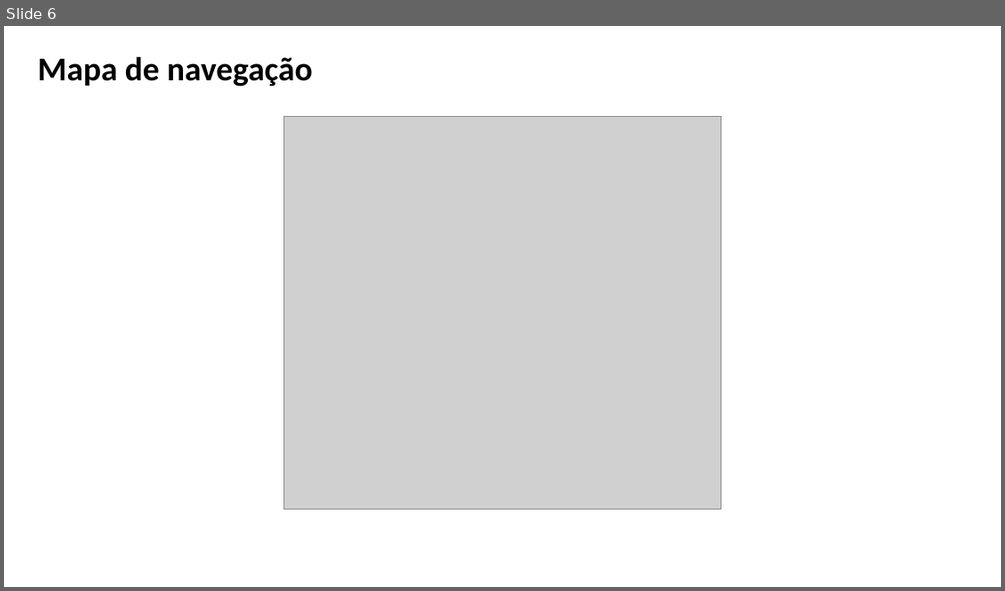
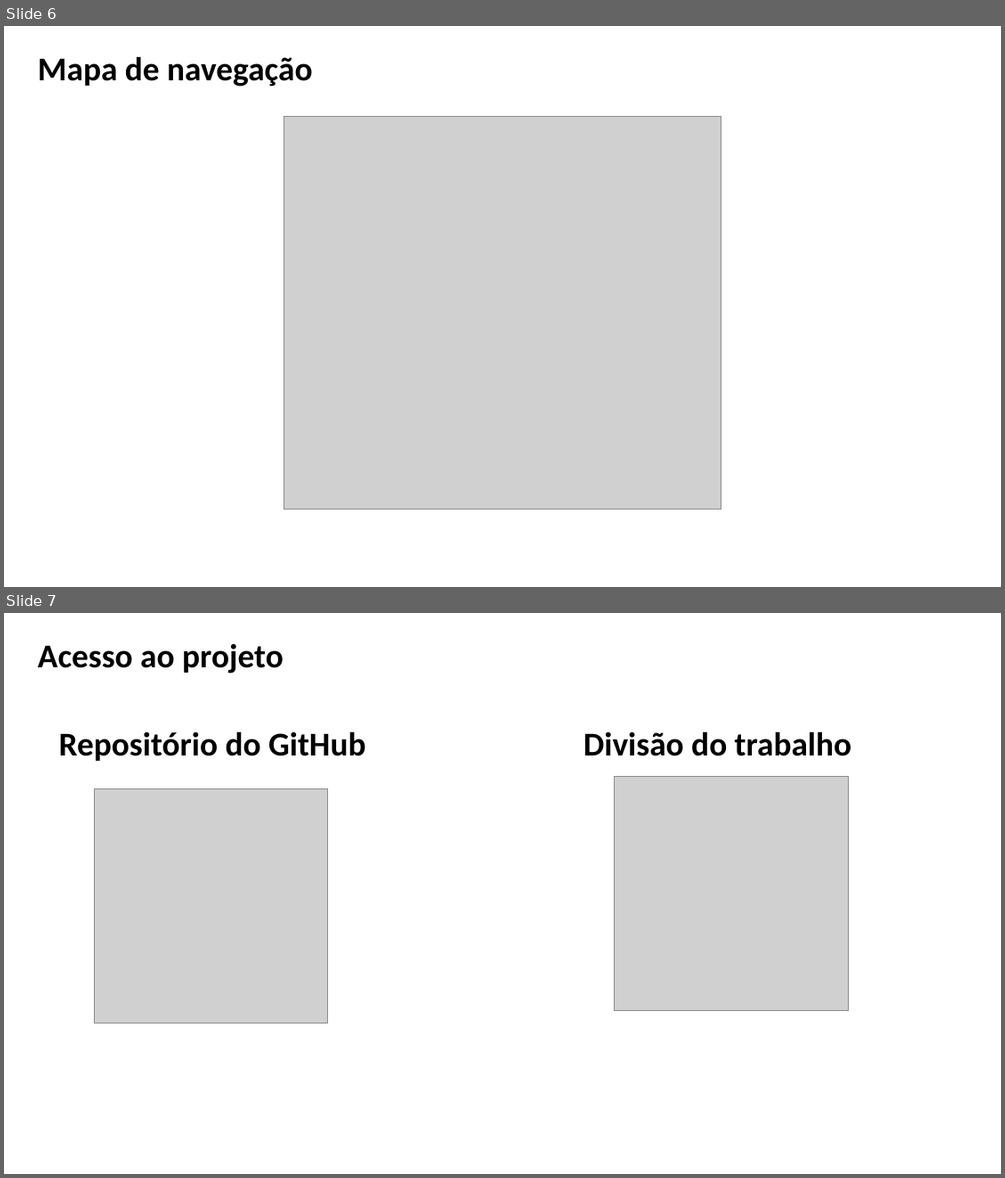
Before and after one commit to Parelho/PI_2_Semestre, a slide deck: Apresentação PI.pptx. Shown one above the other, each under a label of ours: slide 6 before the commit, slides 6 and 7 after it. The pictures are 1005x591 and 1005x1178 pixels, drawn with LibreOffice and Linux fonts; fonts in the diff are those of the drawing; grey boxes stand for pictures; background and template pictures are left out. Boxes give left, top, right and bottom in pixels: in the first picture for what was removed or moved away, otherwise in the second. Text is boxed around its words. In the diff, an @@ line names an element or a change of style, - is before the commit and + after.

```diff
--- a/Apresentação PI.pptx
+++ b/Apresentação PI.pptx
@@ slide 7 added at (4, 613, 1001, 1174), background #FFFFFF @@
@@ text added at (38, 644, 283, 674), 32 pt, text #000000, bold @@
+Acesso ao projeto
@@ text added at (59, 731, 365, 761), 32 pt, text #000000, bold @@
+Repositório do GitHub
@@ text added at (583, 731, 851, 756), 32 pt, text #000000, bold @@
+Divisão do trabalho
@@ picture added at (94, 789, 327, 1022) @@
@@ picture added at (615, 777, 849, 1010) @@
```
Also in this commit, not shown: 1 slide removed, 1 other file.
